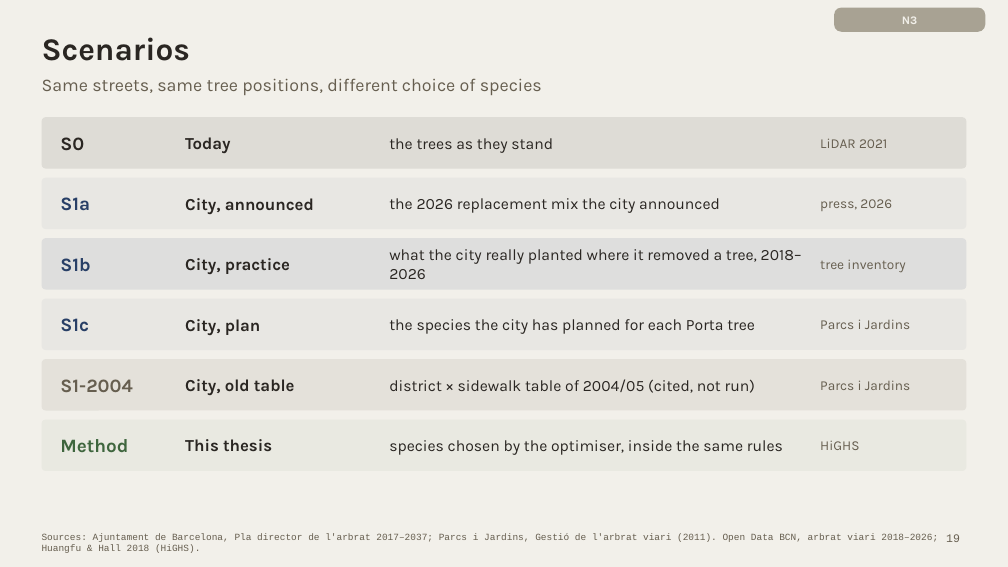
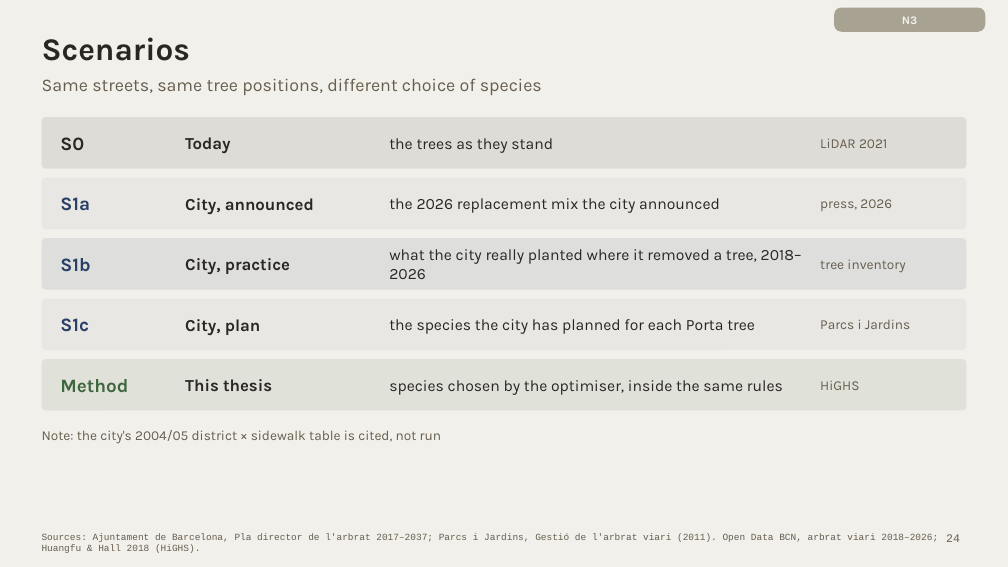
Before and after one commit to giofox96/shade-and-sponge, a slide deck: slide 24 of slides/final/shade_and_sponge_final_new.pptx (slide 19 before the commit). Drawn at 1008x567 pixels with LibreOffice and Linux fonts; fonts in the diff are those of the drawing. Boxes give left, top, right and bottom in pixels: in the first picture for what was removed or moved away, otherwise in the second. Text is boxed around its words. In the diff, an @@ line names an element or a change of style, - is before the commit and + after.

```diff
--- a/slides/final/shade_and_sponge_final_new.pptx
+++ b/slides/final/shade_and_sponge_final_new.pptx
@@ rounded rectangle at [42,359,966,411]: fill #E4E1DA to #E0E2D9 @@
@@ 4 texts: place and size @@
-4 texts at [60,439,859,455]
+4 texts at [60,379,859,395]
@@ text removed at [60,379,132,392] @@
-S1-2004
@@ text removed at [185,379,295,395] @@
-City, old table
@@ text removed at [389,379,755,393] @@
-district × sidewalk table of 2004/05 (cited, not run)
@@ text removed at [820,380,910,390] @@
-Parcs i Jardins
@@ text at [42,430,441,444]: text added @@
+Note: the city's 2004/05 district × sidewalk table is cited, not run
@@ text "Note: the city's 2004/05 district ...": place and size @@
-text "Note: the city's 2004/05 district ..." at [42,420,966,471]
+text "Note: the city's 2004/05 district ..." at [42,430,441,444]
@@ text "Note: the city's 2004/05 district ..." at [42,430,441,444]: fill #E9E9E1 to none @@
@@ page number at [946,534,960,542]: text changed @@
-19
+24
```
Also in this commit, not shown: 9 other slides changed, 5 slides added, 9 slides removed, 1 other file.
